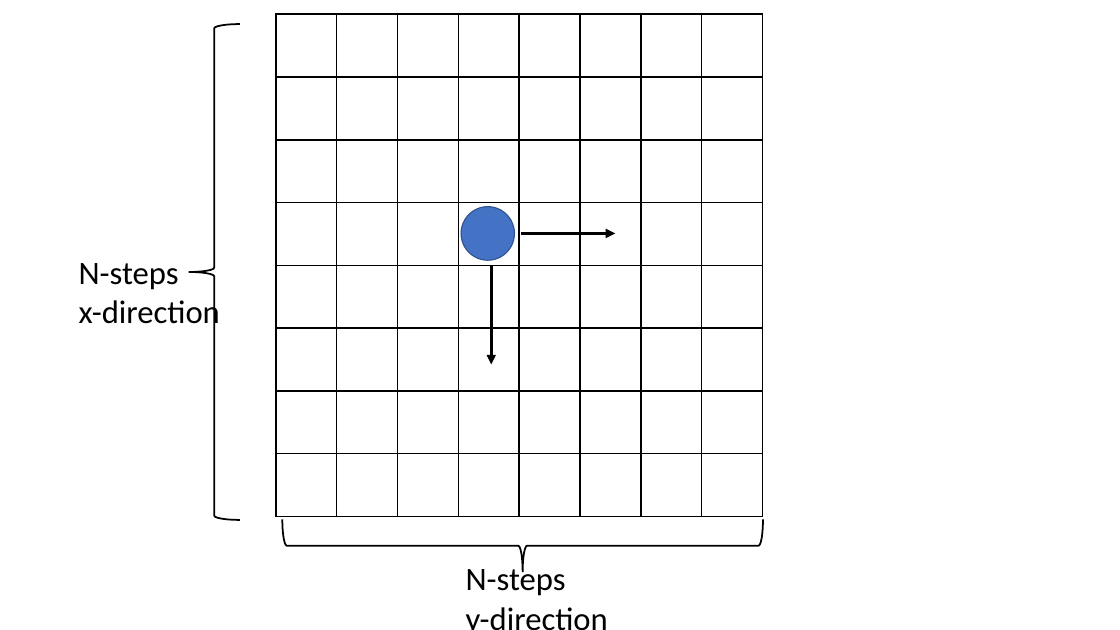
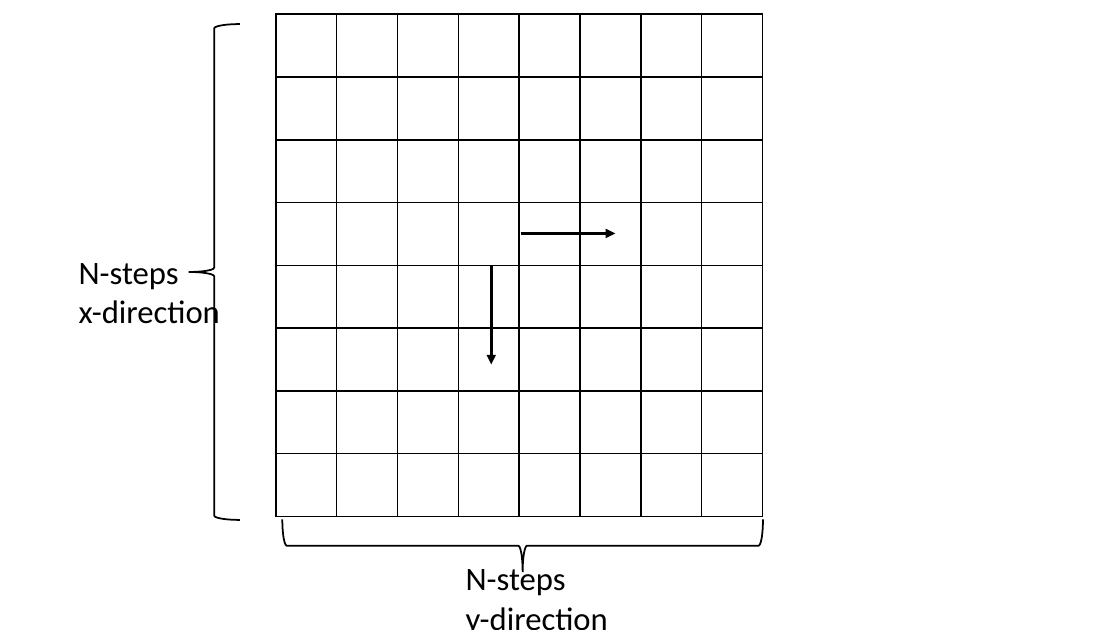
Before and after one commit to juannnesss/Tesis, a slide deck: slide 2 of tex/tsis/Figures/scan.pptx (slide 1 before the commit). Drawn at 1120x630 pixels with LibreOffice and Linux fonts; fonts in the diff are those of the drawing. Boxes give left, top, right and bottom in pixels: in the first picture for what was removed or moved away, otherwise in the second. Text is boxed around its words. In the diff, an @@ line names an element or a change of style, - is before the commit and + after.

```diff
--- a/tex/tsis/Figures/scan.pptx
+++ b/tex/tsis/Figures/scan.pptx
@@ ellipse removed at [461, 207, 515, 260] @@
```
Also in this commit, not shown: 4 slides added, 37 other files.
